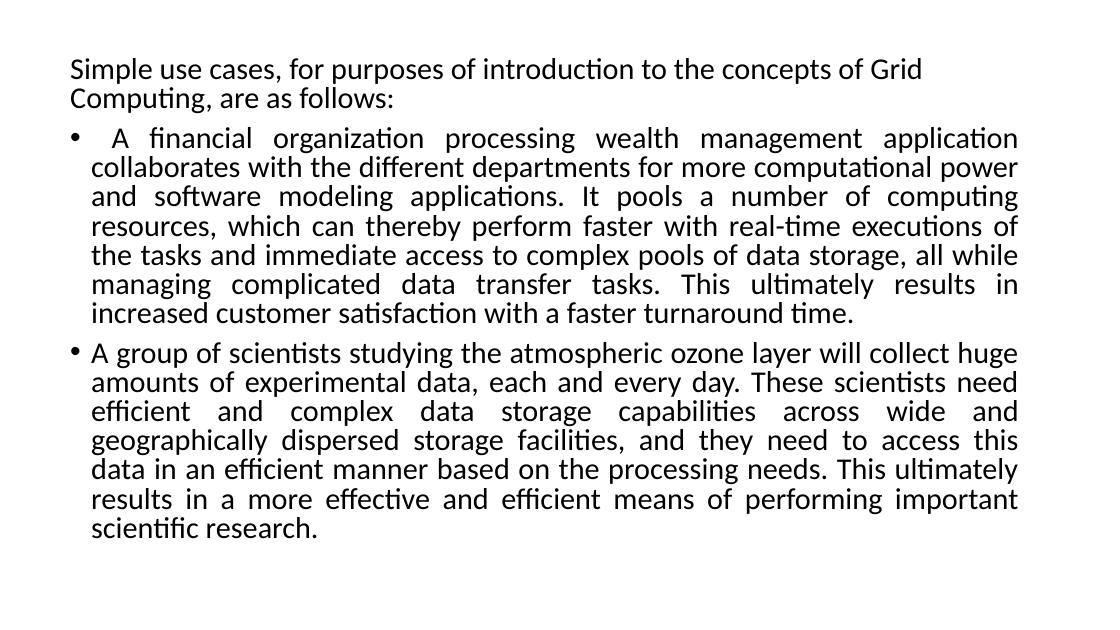
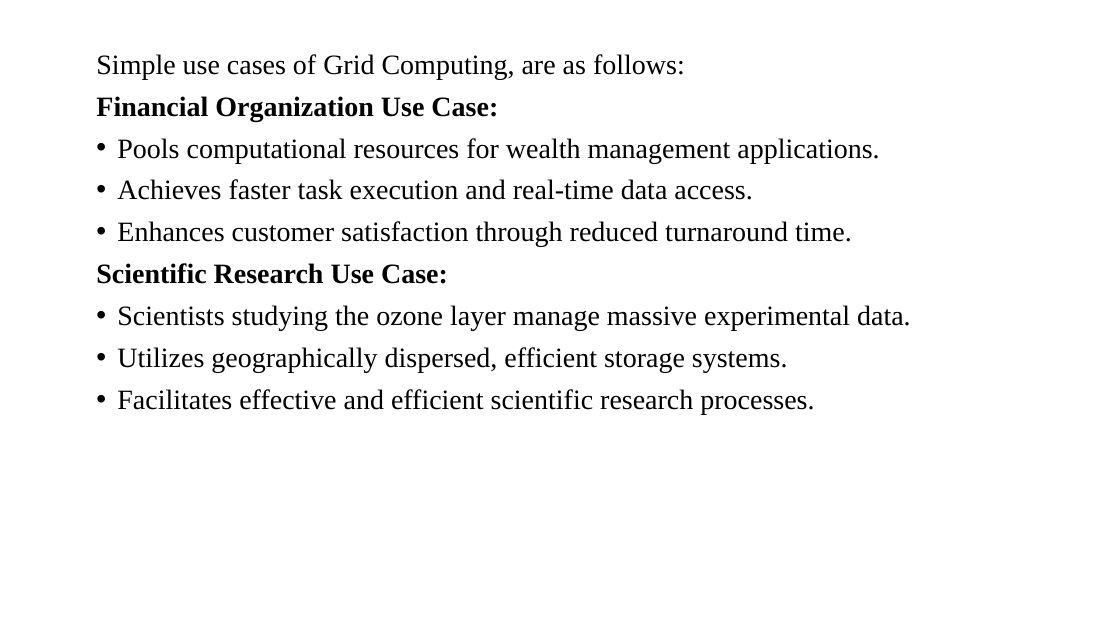
Before and after one commit to CSE-2026/4th-year-sem-2, a slide deck: slide 2 of HPC/UNIT1-PPT.pptx (slide 3 before the commit). Drawn at 1120x630 pixels with LibreOffice and Linux fonts; fonts in the diff are those of the drawing. Boxes give left, top, right and bottom in pixels: in the first picture for what was removed or moved away, otherwise in the second. Text is boxed around its words. In the diff, an @@ line names an element or a change of style, - is before the commit and + after.

```diff
--- a/HPC/UNIT1-PPT.pptx
+++ b/HPC/UNIT1-PPT.pptx
@@ text at box(96, 54, 911, 414): text changed; size 25.9 to 24 pt; font Calibri to Times New Roman @@
-Simple use cases, for purposes of introduction to the concepts of Grid Computing, are as follows:
-• A financial organization processing wealth management application collaborates with the different departments for more computational power and software modeling applications. It pools a number of computing resources, which can thereby perform faster with real-time executions of the tasks and immediate access to complex pools of data storage, all while managing complicated data transfer tasks. This ultimately results in increased customer satisfaction with a faster turnaround time.
-• A group of scientists studying the atmospheric ozone layer will collect huge amounts of experimental data, each and every day. These scientists need efficient and complex data storage capabilities across wide and geographically dispersed storage facilities, and they need to access this data in an efficient manner based on the processing needs. This ultimately results in a more effective and efficient means of performing important scientific research.
+Simple use cases of Grid Computing, are as follows:
+Financial Organization Use Case:
+• Pools computational resources for wealth management applications.
+• Achieves faster task execution and real-time data access.
+• Enhances customer satisfaction through reduced turnaround time.
+Scientific Research Use Case:
+• Scientists studying the ozone layer manage massive experimental data.
+• Utilizes geographically dispersed, efficient storage systems.
+• Facilitates effective and efficient scientific research processes.
```
Also in this commit, not shown: 27 other slides changed, 10 slides added, 4 slides removed, 5 other files.
